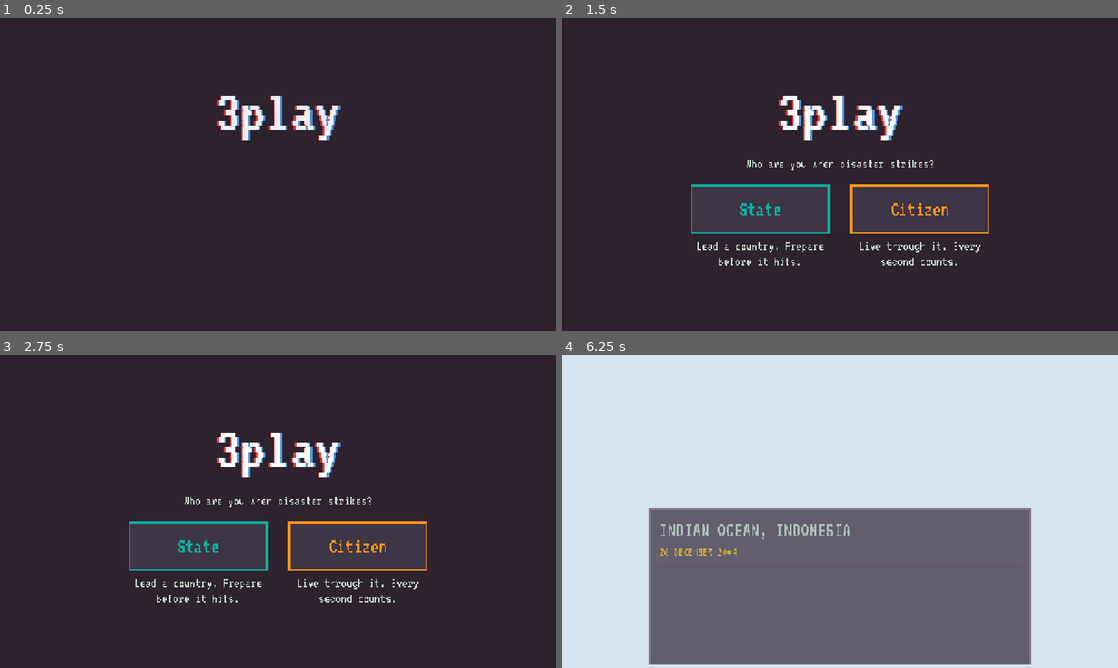
Above: before the commit, frames 1-4 (two rows, left to right).
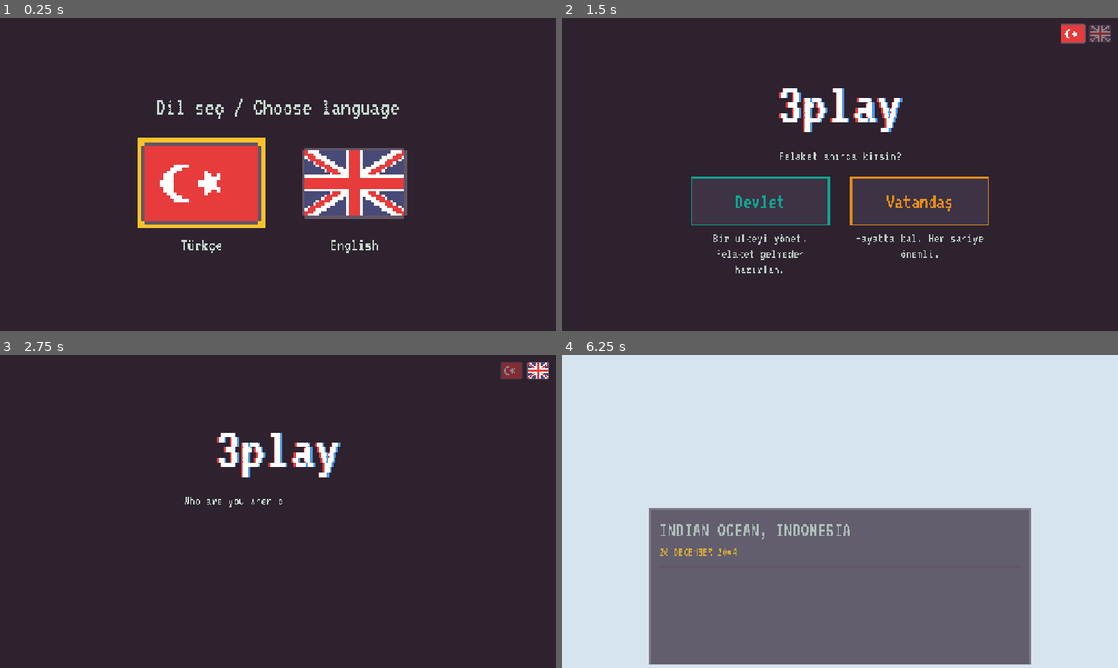
Above: after the commit, the same moments.

Repository: memoksin/3play
Game: Godot game, scene res://scenes/language.tscn
Same seed, same stepped clock (60 frames per second), same inputs: the game is played once before the commit and once after it. Before the commit the project starts from res://scenes/main.tscn.
Inputs (mouse positions are in pixels of both pictures, inside the frame that each line leads up to):
- Up to frame 1 (0.25 s): no input
- Up to frame 2 (1.5 s): click (762, 183) at 0.52 s; click (1073, 33) at 1.27 s
- Up to frame 3 (2.75 s): click (539, 370) at 2.02 s
- Up to frame 4 (6.25 s): click (762, 545) at 2.75 s, where only the run before the commit has a clickable "State"; tap Enter (ui_accept) at 3.5, 3.77 s; move the mouse to (962, 495) at 3.52 s; tap Space at 3.6, 5.1 s; click (962, 495) at 3.67 s; drag from (728, 527) to (812, 574) at 4.27 s; move the mouse to (895, 442) at 5.02 s; click (895, 442) at 5.17 s; drag from (812, 574) to (673, 464) at 5.77 s

The runs differ from the first frame. In frame 1, 13% of the frame differs, in the area x 24-74%, y 24-76%; in frame 2, 4.7%; in frame 3, 2.1%; in frame 4, less than 0.1%.

Commit message:
feat: language picker with pixel flags and first-run language scene

Diff:
--- a/locale/strings.csv
+++ b/locale/strings.csv
@@ -125,3 +125,5 @@
 GLOBE_SKIP_CLICK,"CLICK / SPACE · SKIP","TIKLA / BOŞLUK · ATLA"
 GLOBE_YEAR,"YEAR","SENE"
 GLOBE_LOCKED,"LOCKED","KİLİTLİ"
+LANG_NAME_TR,"Türkçe","Türkçe"
+LANG_NAME_EN,"English","English"
--- a/project.godot
+++ b/project.godot
@@ -3,7 +3,7 @@
 [application]
 
 config/name="3play"
-run/main_scene="res://scenes/main.tscn"
+run/main_scene="res://scenes/language.tscn"
 config/features=PackedStringArray("4.7", "GL Compatibility")
 
 [display]
--- /dev/null
+++ b/scenes/language.gd
@@ -0,0 +1,69 @@
+extends Control
+## Boot scene (run/main_scene): with a saved language it goes straight to the main menu; on the first
+## launch it lets the player pick Turkish or English, saves the choice, then opens the main menu.
+## Lives here, not in the menu, so the first-run choice works whatever the menu scene contains.
+
+const FLAGS := {"tr": preload("res://assets/sprites/ui/flag_tr.png"), "en": preload("res://assets/sprites/ui/flag_en.png")}
+const GROW := 1.15
+const SIZE := Vector2(240, 164)
+
+var _picked := false
+
+
+func _ready() -> void:
+	if Game.has_locale():
+		visible = false
+		get_tree().change_scene_to_file.call_deferred(Game.scene_path(&"main"))
+		return
+	var row: HBoxContainer = %Row
+	for code: String in ["tr", "en"]:
+		var col := VBoxContainer.new()
+		col.add_theme_constant_override("separation", 16)
+		var slot := Control.new()
+		slot.custom_minimum_size = SIZE + Vector2(48, 48)
+		col.add_child(slot)
+		var b := TextureButton.new()
+		b.name = code.to_upper()
+		b.texture_normal = FLAGS[code]
+		b.texture_filter = CanvasItem.TEXTURE_FILTER_NEAREST
+		b.ignore_texture_size = true
+		b.stretch_mode = TextureButton.STRETCH_SCALE
+		b.size = SIZE
+		b.position = Vector2(24, 24)
+		b.pivot_offset = SIZE / 2
+		b.focus_mode = Control.FOCUS_ALL
+		var glow := ColorRect.new()  # highlight frame behind the flag
+		glow.color = Palette.GOLD
+		glow.mouse_filter = Control.MOUSE_FILTER_IGNORE
+		glow.position = Vector2(-8, -8)
+		glow.size = SIZE + Vector2(16, 16)
+		glow.show_behind_parent = true
+		glow.visible = false
+		b.add_child(glow)
+		b.mouse_entered.connect(_hl.bind(b, glow, true))
+		b.mouse_exited.connect(func(): _hl(b, glow, b.has_focus()))
+		b.focus_entered.connect(_hl.bind(b, glow, true))
+		b.focus_exited.connect(func(): _hl(b, glow, b.is_hovered()))
+		b.pressed.connect(_pick.bind(code))
+		slot.add_child(b)
+		var name_label := Label.new()
+		name_label.text = "LANG_NAME_" + code.to_upper()
+		name_label.horizontal_alignment = HORIZONTAL_ALIGNMENT_CENTER
+		name_label.add_theme_font_size_override("font_size", 40)
+		col.add_child(name_label)
+		row.add_child(col)
+	(row.get_child(0).get_child(0).get_child(0) as Control).grab_focus()
+
+
+func _hl(b: Control, glow: Control, on: bool) -> void:
+	glow.visible = on
+	var tw := b.create_tween()
+	tw.tween_property(b, "scale", Vector2.ONE * (GROW if on else 1.0), 0.12).set_trans(Tween.TRANS_QUAD).set_ease(Tween.EASE_OUT)
+
+
+func _pick(code: String) -> void:
+	if _picked:
+		return
+	_picked = true
+	Game.set_locale(code)
+	get_tree().change_scene_to_file.call_deferred(Game.scene_path(&"main"))
--- /dev/null
+++ b/scenes/language.tscn
@@ -0,0 +1,32 @@
+[gd_scene load_steps=2 format=3]
+
+[ext_resource type="Script" path="res://scenes/language.gd" id="1"]
+
+[node name="Language" type="Control"]
+layout_mode = 3
+anchors_preset = 15
+anchor_right = 1.0
+anchor_bottom = 1.0
+script = ExtResource("1")
+
+[node name="Center" type="CenterContainer" parent="."]
+layout_mode = 1
+anchors_preset = 15
+anchor_right = 1.0
+anchor_bottom = 1.0
+
+[node name="Box" type="VBoxContainer" parent="Center"]
+layout_mode = 2
+theme_override_constants/separation = 40
+
+[node name="Title" type="Label" parent="Center/Box"]
+layout_mode = 2
+theme_override_font_sizes/font_size = 56
+text = "Dil seç / Choose language"
+horizontal_alignment = 1
+
+[node name="Row" type="HBoxContainer" parent="Center/Box"]
+unique_name_in_owner = true
+layout_mode = 2
+alignment = 1
+theme_override_constants/separation = 64
--- a/scenes/main.tscn
+++ b/scenes/main.tscn
@@ -1,7 +1,8 @@
-[gd_scene load_steps=3 format=3]
+[gd_scene load_steps=4 format=3]
 
 [ext_resource type="Script" path="res://scenes/main.gd" id="1"]
 [ext_resource type="PackedScene" path="res://ui/logo.tscn" id="2"]
+[ext_resource type="PackedScene" path="res://scenes/ui/lang_picker.tscn" id="3"]
 
 [node name="Main" type="Control"]
 layout_mode = 3
@@ -69,3 +70,6 @@
 text = "ROLE_CITIZEN_DESC"
 horizontal_alignment = 1
 autowrap_mode = 3
+
+[node name="LangPicker" parent="." instance=ExtResource("3")]
+layout_mode = 1
--- /dev/null
+++ b/scenes/ui/lang_picker.gd
@@ -0,0 +1,45 @@
+extends Control
+## Top-right TR / EN switch for the main menu. Picking reloads the scene so every translated text,
+## including text set in code, updates. The first-run language choice lives in scenes/language.gd (the boot scene).
+
+const FLAGS := {"tr": preload("res://assets/sprites/ui/flag_tr.png"), "en": preload("res://assets/sprites/ui/flag_en.png")}
+const HOVER_SCALE := 1.12
+const DIM := Color(1, 1, 1, 0.45)
+
+var _buttons := {}
+
+
+func _ready() -> void:
+	var box := $Box
+	var current := TranslationServer.get_locale().substr(0, 2)
+	for code: String in FLAGS:
+		var b := TextureButton.new()
+		b.name = code.to_upper()
+		b.texture_normal = FLAGS[code]
+		b.texture_filter = CanvasItem.TEXTURE_FILTER_NEAREST
+		b.custom_minimum_size = Vector2(50, 34)
+		b.ignore_texture_size = true
+		b.stretch_mode = TextureButton.STRETCH_SCALE
+		b.toggle_mode = true
+		b.button_pressed = code == current
+		b.focus_mode = Control.FOCUS_NONE
+		b.pivot_offset = b.custom_minimum_size / 2
+		b.modulate = Color.WHITE if b.button_pressed else DIM
+		b.mouse_entered.connect(_grow.bind(b, HOVER_SCALE))
+		b.mouse_exited.connect(_grow.bind(b, 1.0))
+		b.pressed.connect(_pick.bind(code))
+		box.add_child(b)
+		_buttons[code] = b
+
+
+func _grow(b: Control, to: float) -> void:
+	var tw := b.create_tween()
+	tw.tween_property(b, "scale", Vector2.ONE * to, 0.1)
+
+
+func _pick(code: String) -> void:
+	if code == TranslationServer.get_locale().substr(0, 2):
+		_buttons[code].button_pressed = true
+		return
+	Game.set_locale(code)
+	get_tree().reload_current_scene()
--- /dev/null
+++ b/scenes/ui/lang_picker.tscn
@@ -0,0 +1,27 @@
+[gd_scene load_steps=2 format=3]
+
+[ext_resource type="Script" path="res://scenes/ui/lang_picker.gd" id="1"]
+
+[node name="LangPicker" type="Control"]
+layout_mode = 3
+anchors_preset = 1
+anchor_left = 1.0
+anchor_right = 1.0
+offset_left = -128.0
+offset_top = 16.0
+offset_right = -16.0
+offset_bottom = 56.0
+grow_horizontal = 0
+mouse_filter = 2
+script = ExtResource("1")
+
+[node name="Box" type="HBoxContainer" parent="."]
+layout_mode = 1
+anchors_preset = 1
+anchor_left = 1.0
+anchor_right = 1.0
+offset_left = -112.0
+offset_bottom = 40.0
+grow_horizontal = 0
+theme_override_constants/separation = 12
+alignment = 2
--- a/scripts/game.gd
+++ b/scripts/game.gd
@@ -2,6 +2,7 @@
 
 const SCENES := {
 	&"main": "res://scenes/main.tscn",
+	&"language": "res://scenes/language.tscn",
 	&"globe": "res://scenes/globe.tscn",
 	&"diorama": "res://scenes/diorama.tscn",
 	&"fit": "res://scenes/minigames/fit.tscn",
@@ -24,6 +25,8 @@
 ## Play counts per disaster id, kept on this machine so every scenario shows up before any repeats.
 ## Tests set it to "" (nothing read or written, picks are random) or a temp path: never the real user file.
 var store_path := "user://played.cfg"
+## Chosen UI language ([ui] locale). Tests set it to "" (nothing read or written) or a temp path.
+var settings_path := "user://settings.cfg"
 var role: StringName
 var disaster: Disaster
 var saved := 0
@@ -31,6 +34,47 @@
 ## Mechanic-specific result data, e.g. {"cold": 2}.
 var extra := {}
 var _step := -1
+
+
+func _ready() -> void:
+	load_locale()
+
+
+## The saved locale code, or "" when none (or unreadable).
+func saved_locale() -> String:
+	if settings_path == "":
+		return ""
+	var cfg := ConfigFile.new()
+	var err := cfg.load(settings_path)
+	if err != OK:
+		if err != ERR_FILE_NOT_FOUND:
+			push_warning("Game: cannot read settings %s (error %d)" % [settings_path, err])
+		return ""
+	return str(cfg.get_value("ui", "locale", ""))
+
+
+func has_locale() -> bool:
+	return saved_locale() != ""
+
+
+## Applies the saved locale, if any.
+func load_locale() -> void:
+	var code := saved_locale()
+	if code != "":
+		TranslationServer.set_locale(code)
+
+
+## Applies the locale and saves it.
+func set_locale(code: String) -> void:
+	TranslationServer.set_locale(code)
+	if settings_path == "":
+		return
+	var cfg := ConfigFile.new()
+	cfg.load(settings_path)  # keep other keys; a missing file is fine
+	cfg.set_value("ui", "locale", code)
+	var err := cfg.save(settings_path)
+	if err != OK:
+		push_warning("Game: cannot save settings to %s (error %d)" % [settings_path, err])
 
 
 func start(new_role: StringName) -> void:
--- a/tests/test_flow.gd
+++ b/tests/test_flow.gd
@@ -83,6 +83,7 @@
 	_check_sun_fixed()
 	var game := root.get_node("Game")
 	game.store_path = ""  # never touch the real play counts
+	game.settings_path = ""  # the menu must not redirect to the language scene
 	for role in [&"citizen", &"state"]:
 		for win in [true, false]:
 			game.start(role)
--- /dev/null
+++ b/tests/test_language.gd
@@ -0,0 +1,78 @@
+extends SceneTree
+## Language picker: settings round trip, first-launch redirect, flag pick, menu switch.
+
+const MAX_FRAMES := 900
+
+var ok := true
+var frames := 0
+
+
+func _initialize() -> void:
+	_run.call_deferred()
+
+
+func _process(_delta: float) -> bool:
+	frames += 1
+	if frames > MAX_FRAMES:
+		push_error("test_language: frame cap hit")
+		quit(1)
+	return false
+
+
+func _check(name: String, cond: bool) -> void:
+	print(("PASS " if cond else "FAIL ") + name)
+	if not cond:
+		ok = false
+
+
+func _settle(n := 4) -> void:
+	for i in n:
+		await process_frame
+
+
+func _run() -> void:
+	var game := root.get_node("Game")
+	game.store_path = ""
+	var path := "user://test_settings_%d.cfg" % Time.get_ticks_usec()
+	var abs_path := ProjectSettings.globalize_path(path)
+	game.settings_path = path
+	_check("fresh path has no locale", not game.has_locale())
+	game.set_locale("tr")
+	_check("set_locale applies", TranslationServer.get_locale().begins_with("tr"))
+	_check("has_locale after save", game.has_locale())
+	TranslationServer.set_locale("en")
+	game.load_locale()
+	_check("load_locale round trip", TranslationServer.get_locale().begins_with("tr"))
+	DirAccess.remove_absolute(abs_path)
+	_check("removed file: no locale again", not game.has_locale())
+	TranslationServer.set_locale("en")
+
+	# boot scene with no saved locale shows the picker
+	_check("boot scene is the language scene", ProjectSettings.get_setting("application/run/main_scene") == "res://scenes/language.tscn")
+	change_scene_to_file("res://scenes/language.tscn")
+	await _settle()
+	_check("first run shows language scene", current_scene.scene_file_path == "res://scenes/language.tscn")
+	var flag := current_scene.find_child("TR", true, false) as BaseButton
+	_check("flag button exists", flag != null)
+	flag.pressed.emit()
+	await _settle(6)
+	_check("pick lands on main menu", current_scene.scene_file_path == game.scene_path(&"main"))
+	_check("pick saved", game.has_locale() and TranslationServer.get_locale().begins_with("tr"))
+
+	# menu switch
+	var en := current_scene.find_child("EN", true, false) as BaseButton
+	_check("menu switch exists", en != null)
+	en.pressed.emit()
+	await _settle(6)
+	_check("switch changes locale", TranslationServer.get_locale().begins_with("en"))
+	_check("switch saved", game.saved_locale() == "en")
+	_check("menu still shown", current_scene.scene_file_path == game.scene_path(&"main"))
+
+	# saved locale: boot scene forwards straight to the menu
+	change_scene_to_file("res://scenes/language.tscn")
+	await _settle(6)
+	_check("saved locale skips the picker", current_scene.scene_file_path == game.scene_path(&"main"))
+
+	DirAccess.remove_absolute(abs_path)
+	game.settings_path = ""
+	quit(0 if ok else 1)
--- a/tools/ui_shots.gd
+++ b/tools/ui_shots.gd
@@ -33,6 +33,7 @@
 	DirAccess.make_dir_recursive_absolute(ProjectSettings.globalize_path(OUT))
 	TranslationServer.set_locale(OS.get_environment("SHOT_LOCALE") if OS.has_environment("SHOT_LOCALE") else "en")
 	var game := root.get_node("Game")
+	game.settings_path = ""  # the menu must not redirect to the language scene
 	var only := ""
 	for a in OS.get_cmdline_user_args():
 		if a.begins_with("--only="):
@@ -44,6 +45,8 @@
 			continue
 		win.size = size
 		await process_frame
+		await _shot("res://scenes/language.tscn", "lang_idle", size, {"wait": 0.3, "unfocus": true})
+		await _shot("res://scenes/language.tscn", "lang_hover", size, {"wait": 0.3, "unfocus": true, "hover": "EN"})
 		for role in [&"citizen", &"state"]:
 			game.role = role
 			game.disaster = load(game.PICK[role])
@@ -66,6 +69,11 @@
 		node.seek(opt.seek)
 	if opt.has("wait"):
 		await create_timer(opt.wait).timeout
+	if opt.has("unfocus"):
+		root.gui_release_focus()
+	if opt.has("hover"):
+		node.find_child(opt.hover, true, false).mouse_entered.emit()
+		await create_timer(0.3).timeout
 	for i in SETTLE_FRAMES:
 		await process_frame
 	await RenderingServer.frame_post_draw
Binary file added: assets/sprites/ui/flag_en.png
Not shown, added: assets/sprites/ui/flag_en.png.import
Binary file added: assets/sprites/ui/flag_tr.png
Not shown, added: assets/sprites/ui/flag_tr.png.import
Not shown, added: scenes/globe/dive.gdshader.uid
Not shown, added: scenes/language.gd.uid
Not shown, added: scenes/ui/lang_picker.gd.uid
Not shown, added: tests/test_language.gd.uid
Not shown, changed: assets/CREDITS.md
Not shown, added: tools/sprites/ui/flags.py
